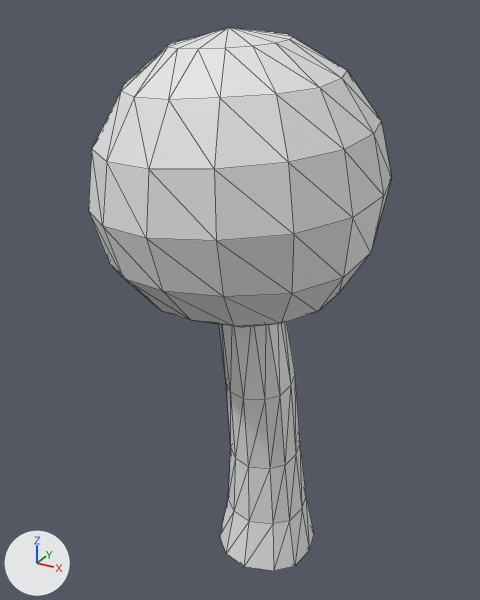
A saved change to the glTF model figments-of-fuyan/assets/models/fof/objects/tree.glb.
The view is the same before and after, from a 50 mm camera at (3.54, -7.3, 7.57) aimed at (-0.25, -0.41, 4.13). Lighting does not change. The marker at lower left points along +X, +Y and +Z. The picture after the commit comes second. Mesh edges are drawn as thin lines. Vertices at exactly the same position are counted once.

The older version as bpy lines, for what is in view:
```python
me_cylinder = bpy.data.meshes.new('Cylinder')
me_cylinder.from_pydata(...)  # 180 vertices, 352 faces; spans x -1.89..1.56, y -2.29..1.12, z 0.02..7.39
ob_tree_col = bpy.data.objects.new('Tree-col', me_cylinder)
ob_tree_col.location = (0.0, 0.0, 0.0)
```
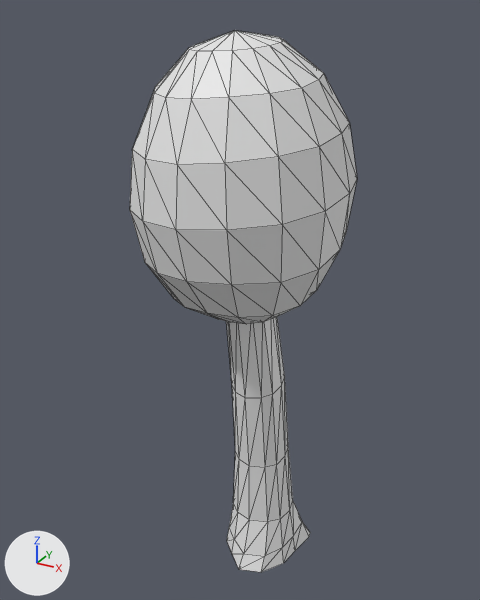
Where the change shows, as pixel boxes [x1, y1, x2, y2] in the pictures (480 x 600 px; the box of a moved part takes in the faces that stretch with it):
'Tree-col', reshaped (25% narrower)
    before: [89, 27, 392, 571]
    after: [130, 31, 357, 572]
part 1 of me_cylinder, moved or reshaped
    before: [89, 27, 392, 327]
    after: [130, 31, 357, 324]
part 2 of me_cylinder, rebuilt (11% narrower)
    before: [219, 322, 314, 571]
    after: [226, 317, 310, 572]

The change, as a list of edits to the scene's bpy script:
```text
Change me_cylinder:
    used by ob_tree_col; location = (0.0, 0.0, 0.0)
    remove me_cylinder.from_pydata(...)  # 180 vertices, 352 faces; spans x -1.89..1.56, y -2.29..1.12, z 0.02..7.39
    add me_cylinder.from_pydata(...)  # 194 vertices, 380 faces; spans x -1.46..1.17, y -1.83..0.77, z -0.01..7.35
    me_cylinder part 1: the loose piece of 114 vertices spanning x -1.89..1.56, y -2.29..1.12, z 4.02..7.39 is scaled about its middle by (0.762, 0.762, 1), then moved by (0.02, 0.05, -0.03)
    me_cylinder part 2: the loose piece of 66 vertices spanning x -0.73..0.73, y -0.83..0.69, z 0.02..4.27 is rebuilt with 80 vertices and now spans x -0.65..0.6, y -0.82..0.5, z -0.01..4.24
```
